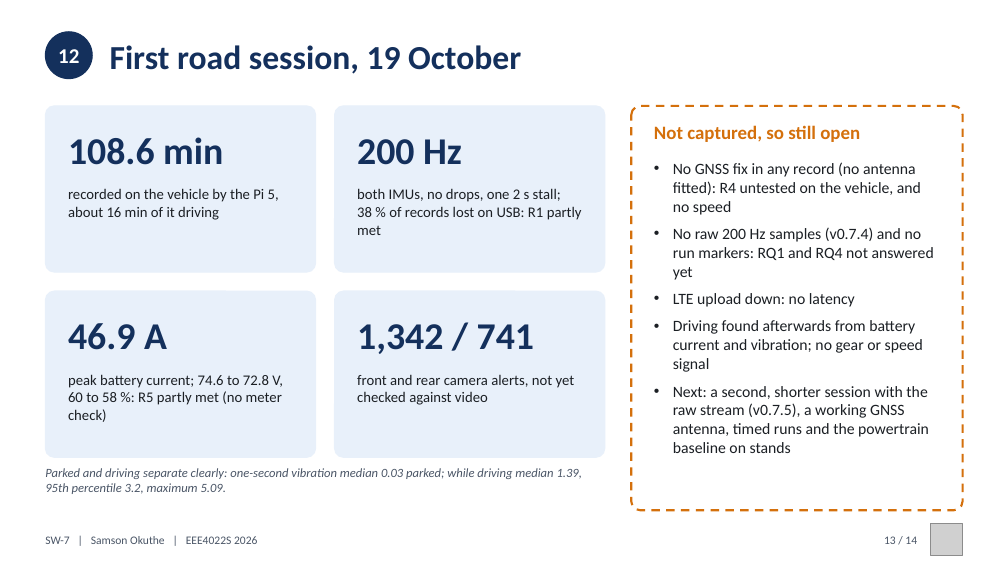
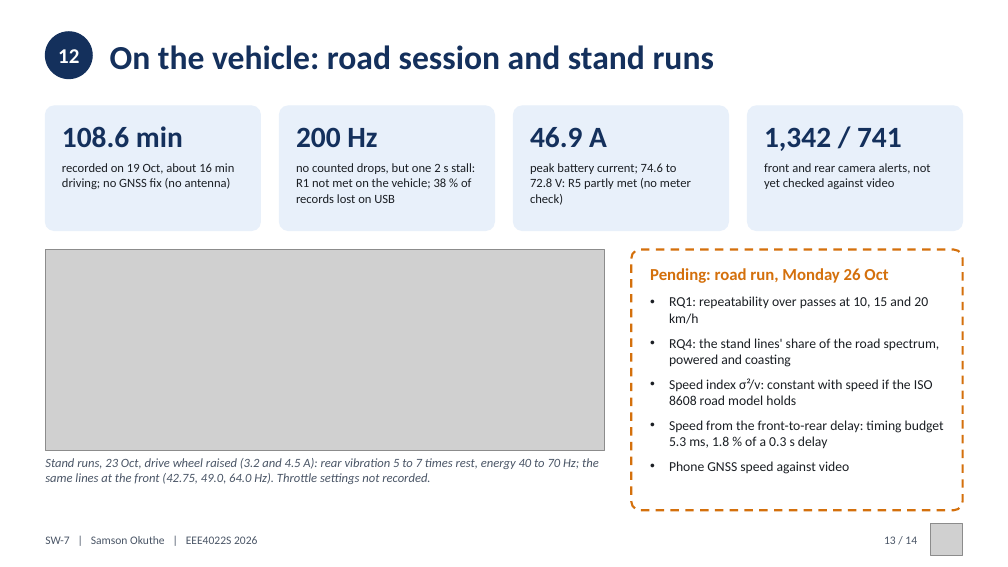
Before and after one commit to 0geder/Tukzie-HPEC-HUD, a slide deck: slide 13 of Presentation/SW7_Final_Presentation.pptx. Drawn at 1008x567 pixels with LibreOffice and Linux fonts; fonts in the diff are those of the drawing; grey boxes stand for pictures. Boxes give left, top, right and bottom in pixels: in the first picture for what was removed or moved away, otherwise in the second. Text is boxed around its words. In the diff, an @@ line names an element or a change of style, - is before the commit and + after.

Commit message:
Presentation: deck and poster updated with the 23 Oct stand runs, mounted calibration, phone GNSS, legibility measurement and the Monday road plan

```diff
--- a/Presentation/SW7_Final_Presentation.pptx
+++ b/Presentation/SW7_Final_Presentation.pptx
@@ text at [110,45,714,70]: text changed @@
-First road session, 19 October
+On the vehicle: road session and stand runs
@@ rounded rectangle: place and size @@
-rounded rectangle at [45,106,316,272]
+rounded rectangle at [45,106,261,231]
@@ rounded rectangle: place and size @@
-rounded rectangle at [334,106,605,272]
+rounded rectangle at [280,106,495,231]
@@ text "200 Hz": place and size @@
-text "200 Hz" at [357,139,462,165]
+text "200 Hz" at [296,127,377,147]
@@ rounded rectangle: place and size @@
-rounded rectangle at [45,291,316,457]
+rounded rectangle at [513,106,729,231]
@@ text "46.9 A": place and size @@
-text "46.9 A" at [68,323,167,350]
+text "46.9 A" at [530,127,607,148]
@@ rounded rectangle: place and size @@
-rounded rectangle at [334,291,605,457]
+rounded rectangle at [748,106,963,231]
@@ size 36 to 28 pt in 4 elements at [62,126,183,147], [296,127,377,147], [530,127,607,148], [764,127,902,151] @@
@@ text "1,342 / 741": place and size @@
-text "1,342 / 741" at [357,324,534,354]
+text "1,342 / 741" at [764,127,902,151]
@@ text removed at [654,125,860,142] @@
-Not captured, so still open
@@ text at [62,163,235,189]: text changed; size 14 to 12 pt @@
-recorded on the vehicle by the Pi 5, about 16 min of it driving
+recorded on 19 Oct, about 16 min driving; no GNSS fix (no antenna)
@@ text at [296,163,475,203]: text changed; size 14 to 12 pt @@
-both IMUs, no drops, one 2 s stall; 38 % of records lost on USB: R1 partly met
+no counted drops, but one 2 s stall: R1 not met on the vehicle; 38 % of records lost on USB
@@ text at [530,163,691,205]: text changed; size 14 to 12 pt @@
-peak battery current; 74.6 to 72.8 V, 60 to 58 %: R5 partly met (no meter check)
+peak battery current; 74.6 to 72.8 V: R5 partly met (no meter check)
@@ text "front and rear camera alerts, ...": place and size @@
-text "front and rear camera alerts, ..." at [357,375,575,405]
+text "front and rear camera alerts, ..." at [764,163,930,189]
@@ text "front and rear camera alerts, ..." at [764,163,930,189]: size 14 to 12 pt @@
@@ picture added at [45,250,605,451] @@
@@ proportions changed in 5 elements at [45,106,261,231], [280,106,495,231], [513,106,729,231], [748,106,963,231], [631,250,963,510] @@
@@ rounded rectangle: place and size @@
-rounded rectangle at [631,106,963,510]
+rounded rectangle at [631,250,963,510]
@@ text at [650,268,888,283]: text changed; size 15 to 16 pt; text colour #1B1F24 to #D4700C; bold on @@
-• No GNSS fix in any record (no antenna fitted): R4 untested on the vehicle, and no speed
-• No raw 200 Hz samples (v0.7.4) and no run markers: RQ1 and RQ4 not answered yet
-• LTE upload down: no latency
-• Driving found afterwards from battery current and vibration; no gear or speed signal
-• Next: a second, shorter session with the raw stream (v0.7.5), a working GNSS antenna, timed runs and the powertrain baseline on stands
+Pending: road run, Monday 26 Oct
@@ text "Pending: road run, Monday 26 ..." at [650,268,888,283]: vertical alignment top to middle @@
@@ text added at [669,296,944,474], 13 pt, text #1B1F24 @@
+• RQ1: repeatability over passes at 10, 15 and 20 km/h
+• RQ4: the stand lines' share of the road spectrum, powered and coasting
+• Speed index σ²/v: constant with speed if the ISO 8608 road model holds
+• Speed from the front-to-rear delay: timing budget 5.3 ms, 1.8 % of a 0.3 s delay
+• Phone GNSS speed against video
@@ text removed at [45,468,582,494] @@
-Parked and driving separate clearly: one-second vibration median 0.03 parked; while driving median 1.39, 95th percentile 3.2, maximum 5.09.
@@ text added at [45,458,599,484], 12 pt, text #4A5566, italic @@
+Stand runs, 23 Oct, drive wheel raised (3.2 and 4.5 A): rear vibration 5 to 7 times rest, energy 40 to 70 Hz; the same lines at the front (42.75, 49.0, 64.0 Hz). Throttle settings not recorded.
```
Also in this commit, not shown: 7 other slides changed, 6 other files.
